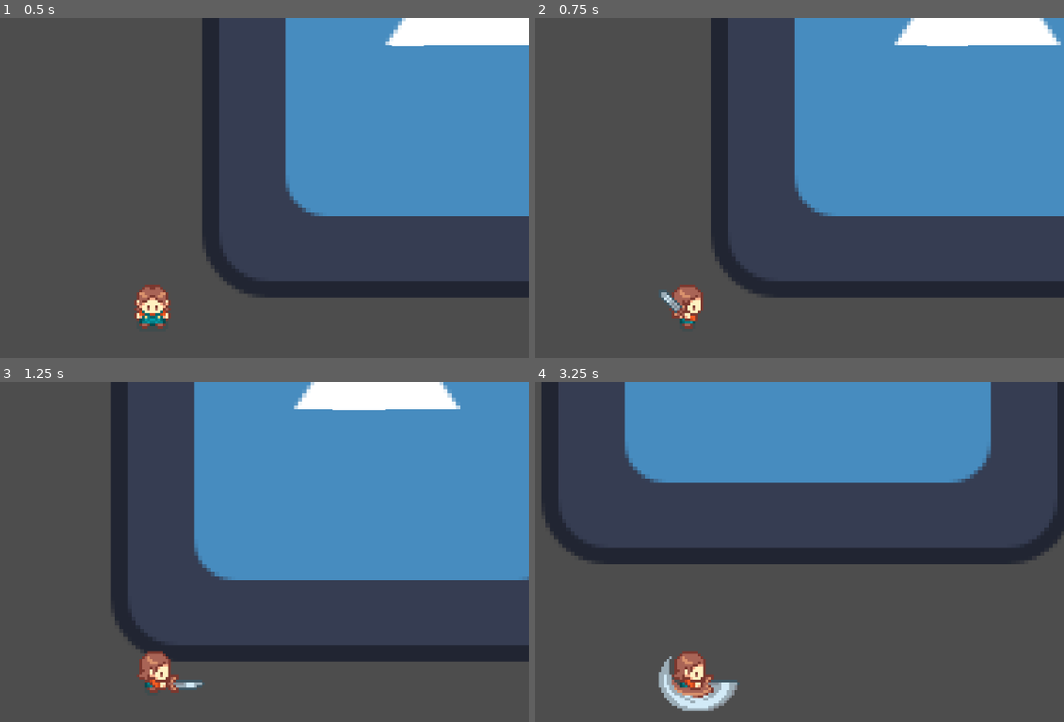
Above: before the commit, frames 1-4 (two rows, left to right).
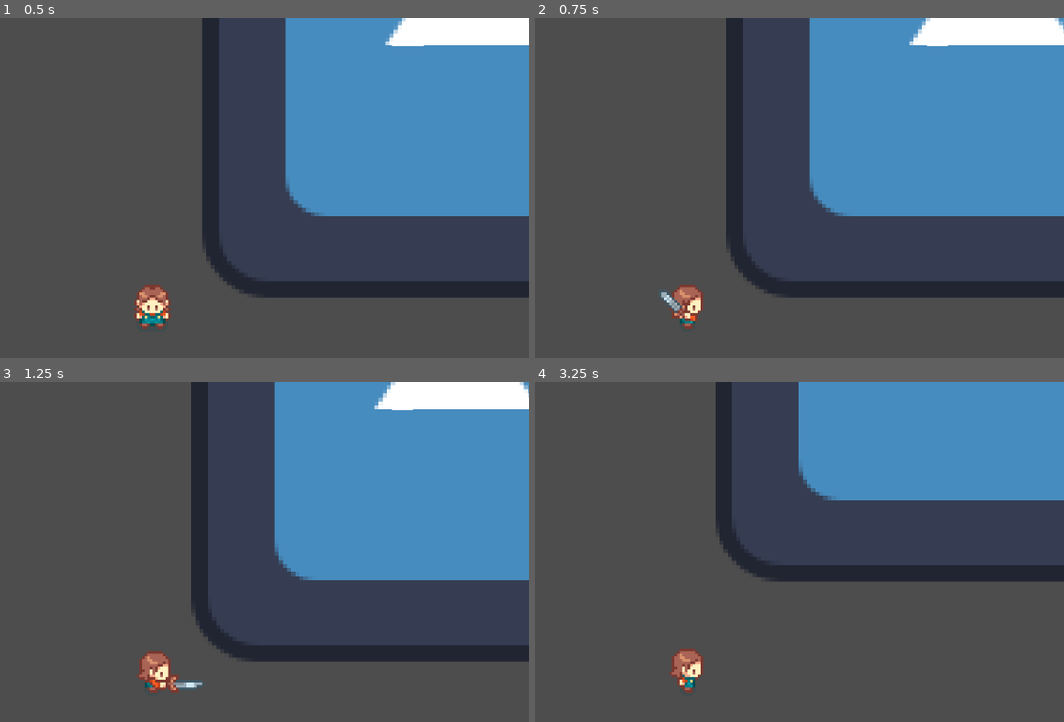
Above: after the commit, the same moments.

Repository: Offshoots/Godot-Valley-Tutorial
Game: Godot game, scene res://scenes/levels/level.tscn
Same seed, same stepped clock (60 frames per second), same inputs: the game is played once before the commit and once after it. The engine's default icon, where the game draws it, is replaced by a stand-in: a white triangle on a blue panel in a dark square.
Inputs:
- Up to frame 1 (0.5 s): no input
- Up to frame 2 (0.75 s): hold D (right) from 0.53 s (still down); tap Space (action) at 0.6 s
- Up to frame 3 (1.25 s): keep holding D (right)
- Up to frame 4 (3.25 s): release D (right) at 1.28 s; hold S (down) 1.28-2.03 s; tap Space (action) at 1.35, 2.1, 2.85 s; hold D (right) 2.03-2.78 s; hold C (seed_forward) from 2.78 s (still down)

Frame 1 is identical in both runs. In frame 2, 6.7% of the frame differs, in the area x 33-100%, y 0-83%; in frame 3, 16%; in frame 4, 27%, in the area x 1-100%, y 0-97%.

Commit message:
1_7_2026
First Terrains

Diff:
--- a/scenes/characters/player.gd
+++ b/scenes/characters/player.gd
@@ -2,15 +2,18 @@
 
 var direction: Vector2
 var speed = 50
+var can_move: bool = true
 
 @onready var move_state_machine = $Animation/AnimationTree.get("parameters/MoveStateMachine/playback")
 @onready var tool_state_machine = $Animation/AnimationTree.get("parameters/ToolStateMachine/playback")
 var current_tool: Enum.Tool = Enum.Tool.SWORD
+var current_seed: Enum.Seed = Enum.Seed.TOMATO
 
 func _physics_process(_delta: float) -> void:
-	get_basic_input()
-	move()
-	animate()
+	if can_move:
+		get_basic_input()
+		move()
+		animate()
 
 func get_basic_input():
 	if Input.is_action_just_pressed("tool_forward") or Input.is_action_just_pressed("tool_backward"):
@@ -22,6 +25,11 @@
 		tool_state_machine.travel(Data.TOOL_STATE_ANIMATIONS[current_tool])
 		$Animation/AnimationTree.set("parameters/ToolOneShot/request", AnimationNodeOneShot.ONE_SHOT_REQUEST_FIRE)
 
+	if Input.is_action_just_pressed("seed_forward"):
+		var dir2 = Input.get_action_strength("seed_forward")
+		current_seed = posmod((current_seed + int(dir2)), Enum.Seed.size()) as Enum.Seed
+		print(current_seed)
+		print(Data.PLANT_DATA[current_seed]["name"])
 
 func move():
 	direction = Input.get_vector("left","right","up","down")
@@ -57,3 +65,11 @@
 
 func tool_use_emit():
 	print('tool')
+
+
+func _on_animation_tree_animation_started(anim_name: StringName) -> void:
+	can_move = false
+
+
+func _on_animation_tree_animation_finished(anim_name: StringName) -> void:
+	can_move = true
--- a/scenes/characters/player.tscn
+++ b/scenes/characters/player.tscn
@@ -1491,7 +1491,7 @@
 texture = ExtResource("3_6eyoc")
 hframes = 33
 vframes = 4
-frame = 9
+frame = 6
 
 [node name="CollisionShape2D" type="CollisionShape2D" parent="."]
 shape = SubResource("CapsuleShape2D_atpat")
@@ -1523,3 +1523,6 @@
 
 [node name="Camera2D" type="Camera2D" parent="."]
 zoom = Vector2(4, 4)
+
+[connection signal="animation_finished" from="Animation/AnimationTree" to="." method="_on_animation_tree_animation_finished"]
+[connection signal="animation_started" from="Animation/AnimationTree" to="." method="_on_animation_tree_animation_started"]
